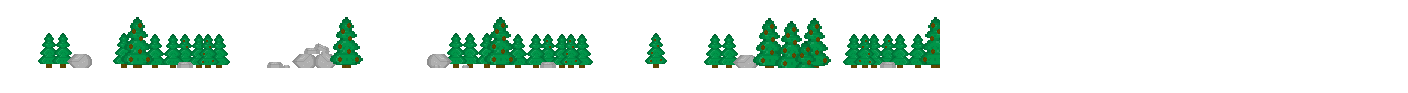
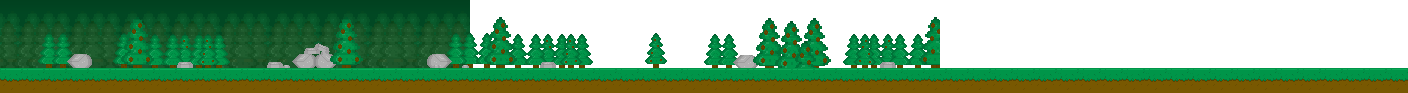
The second 1408 x 93 image is a revision of the first. Changes to its layers:
showed group "Background" (1st of 2, in "Full maps" › "Forest") (6 layers) over [0, 0, 1408, 72]
showed "Forest ground copy" over [0, 68, 1408, 93]
